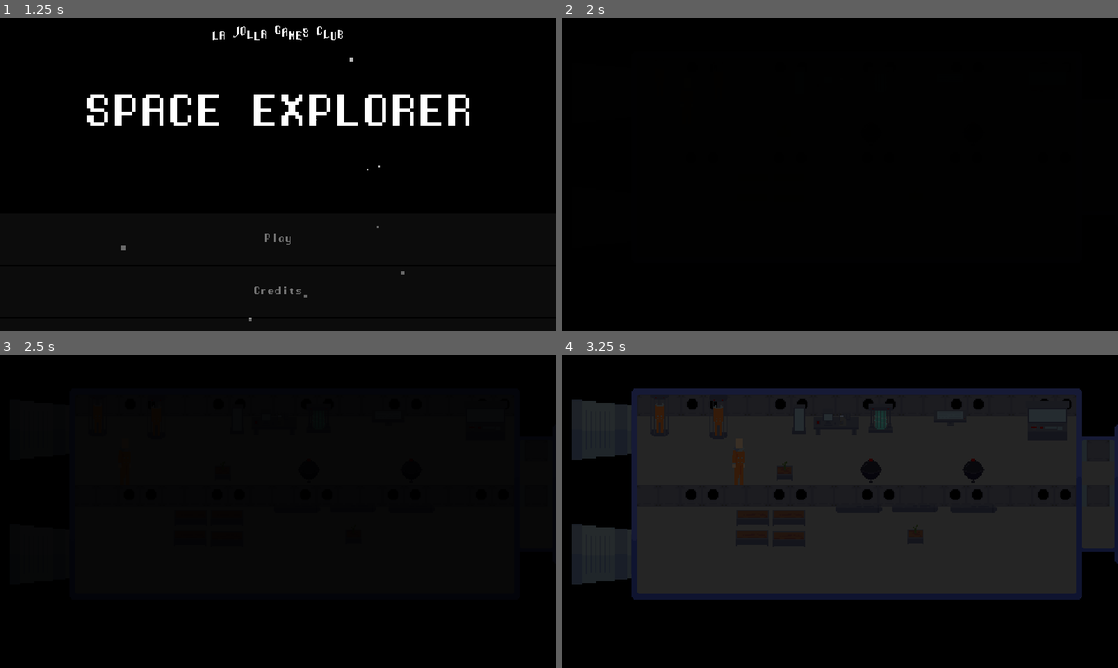
Above: before the commit, frames 1-4 (two rows, left to right).
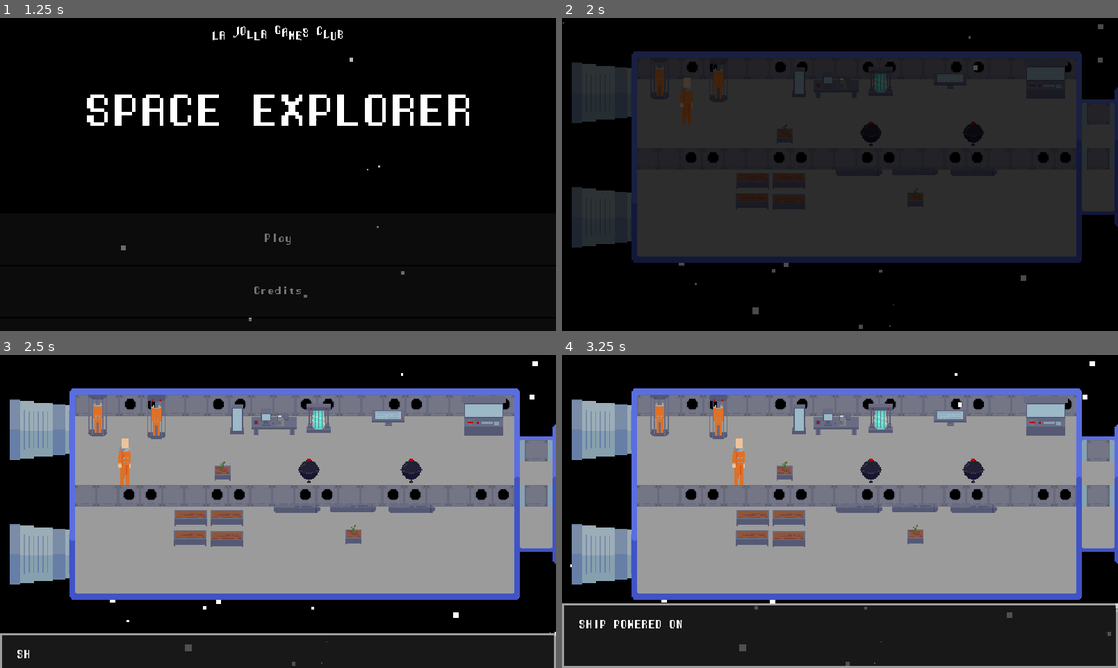
Above: after the commit, the same moments.

Repository: lajollagamesclub/week-135
Game: Godot game, scene res://TitleScreen.tscn
The game is run twice, just before and just after one commit, with the same random seed, the same clock (stepped at 60 frames per second) and the same inputs.
Inputs (mouse positions are in pixels of both pictures, inside the frame that each line leads up to):
- Up to frame 1 (1.25 s): move the mouse to (400, 158) at 0.52 s; hold D (g_right) from 0.53 s (still down); click (400, 158) at 0.6 s
- Up to frame 2 (2 s): release D (g_right) at 1.25 s; click "Play" at 1.25 s
- Up to frame 3 (2.5 s): move the mouse to (166, 527) at 2.02 s; hold S (g_down) from 2.03 s (still down); tap Space (g_next_dialog) at 2.1 s; click (166, 527) at 2.3 s
- Up to frame 4 (3.25 s): move the mouse to (895, 442) at 2.77 s; release S (g_down) at 2.78 s; hold D (g_right) from 2.78 s (still down); click (895, 442) at 2.85 s

Frame 1 is identical in both runs. In frame 2, 60% of the frame differs, in the area x 0-100%, y 1-100%; in frame 3, 61%; in frame 4, 62%, in the area x 0-100%, y 2-100%.

Commit message:
Add final game logic

Diff:
--- /dev/null
+++ b/src/BrokenFilter.gd
@@ -0,0 +1,5 @@
+extends CanvasModulate
+
+
+func _process(delta):
+	visible = GameState.destroyed
--- /dev/null
+++ b/src/CockPit.gd
@@ -0,0 +1,18 @@
+extends Area2D
+
+
+func _ready():
+	pass
+
+
+func _on_CockPit_body_entered(body):
+	if body.is_in_group("player") and GameState.waiting_for == "cockpit":
+		var text_box = get_node("../UI/TextBox")
+		text_box.hide()
+		text_box.text_queue = [
+			"THRUSTER BURN CONFIGURED",
+			"CRYO POD READY"
+		]
+		GameState.waiting_for = "cryo_pod"
+	elif body.is_in_group("limbs"):
+		get_tree().change_scene("res://EndScreen.tscn")
--- /dev/null
+++ b/src/CountdownTimer.gd
@@ -0,0 +1,8 @@
+extends Label
+
+
+func _process(delta):
+	visible = GameState.destroyed
+	if GameState.destroyed:
+		GameState.time_left -= delta
+		text = str(stepify(GameState.time_left, 0.01))
--- /dev/null
+++ b/src/CryoPod.gd
@@ -0,0 +1,11 @@
+extends Area2D
+
+
+func _ready():
+	pass
+
+
+func _on_CryoPod_body_entered(body):
+	if body.is_in_group("player") and GameState.waiting_for == "cryo_pod":
+		get_node("../EventAnimationPlayer").play("cryo_sleep")
+		GameState.waiting_for = ""
--- /dev/null
+++ b/src/EndScreen.tscn
@@ -0,0 +1,32 @@
+[gd_scene load_steps=3 format=2]
+
+[ext_resource path="res://default_theme.tres" type="Theme" id=1]
+[ext_resource path="res://TravelButton.tscn" type="PackedScene" id=2]
+
+[node name="EndScreen" type="Node2D"]
+
+[node name="CanvasLayer" type="CanvasLayer" parent="."]
+
+[node name="WinLabel" type="Label" parent="CanvasLayer"]
+anchor_right = 1.0
+anchor_bottom = 1.0
+theme = ExtResource( 1 )
+text = "Collision successfully averted
+
+Congratulations, pilot"
+align = 1
+valign = 1
+__meta__ = {
+"_edit_use_anchors_": false
+}
+
+[node name="TravelButton" parent="CanvasLayer" instance=ExtResource( 2 )]
+anchor_top = 1.0
+anchor_right = 1.0
+anchor_bottom = 1.0
+margin_top = -199.0
+margin_right = 0.0
+margin_bottom = 0.0
+theme = ExtResource( 1 )
+text = "To Main Screen"
+target_scene_file = "res://TitleScreen.tscn"
--- a/src/EventAnimationPlayer.gd
+++ b/src/EventAnimationPlayer.gd
@@ -2,7 +2,13 @@
 
 var notified_player: bool = false
 
+func reset():
+	get_tree().reload_current_scene()
+
 func _process(delta):
+	if GameState.time_left <= 0.0:
+		play("died")
+
 	for n in get_tree().get_nodes_in_group("activatable"):
 		if not n.activated:
 			return
@@ -15,3 +21,4 @@
 		"ALL SYSTEMS OPERATIONAL",
 		"OPERATION STATUS: READY FOR LAUNCH"
 	]
+	GameState.waiting_for = "cockpit"
--- a/src/FadeIn.gd
+++ b/src/FadeIn.gd
@@ -2,3 +2,6 @@
 
 func _ready():
 	visible = true # hide in editor
+
+func break_ship(): # called from animation player, no better place for it
+	GameState.destroyed = true
--- /dev/null
+++ b/src/Game.gd
@@ -0,0 +1,8 @@
+extends Node2D
+
+
+func _ready():
+	GameState.time_left = 60.0
+	GameState.waiting_for = "decorations"
+	GameState.destroyed = false
+	GameState.picked_up_saw = false
--- a/src/Game.tscn
+++ b/src/Game.tscn
@@ -6,7 +6,7 @@
 [ext_resource path="res://player.png" type="Texture" id=4]
 [ext_resource path="res://ship.png" type="Texture" id=5]
 [ext_resource path="res://FadeIn.gd" type="Script" id=6]
-[ext_resource path="res://decorations/SuitRack.tscn" type="PackedScene" id=7]
+[ext_resource path="res://decorations-and-gibs.png" type="Texture" id=7]
 [ext_resource path="res://decorations/FullGrowBed.tscn" type="PackedScene" id=8]
 [ext_resource path="res://decorations/Growbed.tscn" type="PackedScene" id=9]
 [ext_resource path="res://decorations/LargeConsole.tscn" type="PackedScene" id=10]
@@ -21,15 +21,40 @@
 [ext_resource path="res://ship-fg.png" type="Texture" id=19]
 [ext_resource path="res://EventAnimationPlayer.gd" type="Script" id=20]
 [ext_resource path="res://thruster.png" type="Texture" id=21]
-
-[sub_resource type="RectangleShape2D" id=7]
+[ext_resource path="res://broken-ship.png" type="Texture" id=22]
+[ext_resource path="res://decorations/SuitRack.tscn" type="PackedScene" id=23]
+[ext_resource path="res://CockPit.gd" type="Script" id=24]
+[ext_resource path="res://CryoPod.gd" type="Script" id=25]
+[ext_resource path="res://SlowStars.gd" type="Script" id=26]
+[ext_resource path="res://Ladder.gd" type="Script" id=27]
+[ext_resource path="res://Ship.gd" type="Script" id=28]
+[ext_resource path="res://CountdownTimer.gd" type="Script" id=29]
+[ext_resource path="res://Game.gd" type="Script" id=30]
+[ext_resource path="res://saw.png" type="Texture" id=31]
+[ext_resource path="res://MedicalSaw.gd" type="Script" id=32]
+[ext_resource path="res://saw-animation/Sprite-0009.png" type="Texture" id=33]
+[ext_resource path="res://saw-animation/Sprite-0008.png" type="Texture" id=34]
+[ext_resource path="res://saw-animation/Sprite-0006.png" type="Texture" id=35]
+[ext_resource path="res://saw-animation/Sprite-0007.png" type="Texture" id=36]
+
+[sub_resource type="RectangleShape2D" id=1]
+extents = Vector2( 36.3624, 90.9024 )
+
+[sub_resource type="RectangleShape2D" id=2]
 extents = Vector2( 72.2982, 74.0506 )
 
-[sub_resource type="RectangleShape2D" id=1]
+[sub_resource type="RectangleShape2D" id=3]
 extents = Vector2( 15.9749, 33.994 )
 
-[sub_resource type="Animation" id=3]
-resource_name = "hide_textbox"
+[sub_resource type="SpriteFrames" id=4]
+animations = [ {
+"frames": [ ExtResource( 35 ), ExtResource( 36 ), ExtResource( 34 ), ExtResource( 33 ) ],
+"loop": true,
+"name": "saw",
+"speed": 7.0
+} ]
+
+[sub_resource type="Animation" id=5]
 tracks/0/type = "value"
 tracks/0/path = NodePath("TextBox:rect_position")
 tracks/0/interp = 1
@@ -43,8 +68,7 @@
 "values": [ Vector2( 0, 856 ), Vector2( 0, 1080 ) ]
 }
 
-[sub_resource type="Animation" id=4]
-resource_name = "show_textbox"
+[sub_resource type="Animation" id=6]
 tracks/0/type = "value"
 tracks/0/path = NodePath("TextBox:rect_position")
 tracks/0/interp = 1
@@ -58,11 +82,81 @@
 "values": [ Vector2( 0, 1080 ), Vector2( 0, 856 ) ]
 }
 
-[sub_resource type="RectangleShape2D" id=5]
+[sub_resource type="RectangleShape2D" id=7]
 extents = Vector2( 36.8376, 39.5212 )
 
-[sub_resource type="Animation" id=6]
-resource_name = "fade_in"
+[sub_resource type="Animation" id=8]
+resource_name = "cryo_sleep"
+length = 3.0
+tracks/0/type = "value"
+tracks/0/path = NodePath("FadeIn:color")
+tracks/0/interp = 1
+tracks/0/loop_wrap = true
+tracks/0/imported = false
+tracks/0/enabled = true
+tracks/0/keys = {
+"times": PoolRealArray( 0, 1, 1.5, 3 ),
+"transitions": PoolRealArray( 1, 1, 1, 1 ),
+"update": 0,
+"values": [ Color( 1, 1, 1, 1 ), Color( 0, 0, 0, 1 ), Color( 0, 0, 0, 1 ), Color( 0.658824, 1, 0.647059, 1 ) ]
+}
+tracks/1/type = "method"
+tracks/1/path = NodePath("FadeIn")
+tracks/1/interp = 1
+tracks/1/loop_wrap = true
+tracks/1/imported = false
+tracks/1/enabled = true
+tracks/1/keys = {
+"times": PoolRealArray( 1 ),
+"transitions": PoolRealArray( 1 ),
+"values": [ {
+"args": [  ],
+"method": "break_ship"
+} ]
+}
+tracks/2/type = "value"
+tracks/2/path = NodePath("UI/TextBox:text_queue")
+tracks/2/interp = 1
+tracks/2/loop_wrap = true
+tracks/2/imported = false
+tracks/2/enabled = true
+tracks/2/keys = {
+"times": PoolRealArray( 0, 2.8 ),
+"transitions": PoolRealArray( 1, 1 ),
+"update": 1,
+"values": [ [  ], [ "UNKNOWN ENTITY DETECTED", "SYSTEM STATUS: NONFUNCTIONAL", "COLLISION WITH ALDERANN IN 60.00001 SECONDS" ] ]
+}
+
+[sub_resource type="Animation" id=9]
+resource_name = "died"
+tracks/0/type = "value"
+tracks/0/path = NodePath("FadeIn:color")
+tracks/0/interp = 1
+tracks/0/loop_wrap = true
+tracks/0/imported = false
+tracks/0/enabled = true
+tracks/0/keys = {
+"times": PoolRealArray( 0, 1 ),
+"transitions": PoolRealArray( 1, 1 ),
+"update": 0,
+"values": [ Color( 0.658824, 1, 0.647059, 1 ), Color( 0, 0, 0, 1 ) ]
+}
+tracks/1/type = "method"
+tracks/1/path = NodePath("EventAnimationPlayer")
+tracks/1/interp = 1
+tracks/1/loop_wrap = true
+tracks/1/imported = false
+tracks/1/enabled = true
+tracks/1/keys = {
+"times": PoolRealArray( 1 ),
+"transitions": PoolRealArray( 1 ),
+"values": [ {
+"args": [  ],
+"method": "reset"
+} ]
+}
+
+[sub_resource type="Animation" id=10]
 length = 3.0
 tracks/0/type = "value"
 tracks/0/path = NodePath("UI/TextBox:text_queue")
@@ -71,7 +165,7 @@
 tracks/0/imported = false
 tracks/0/enabled = true
 tracks/0/keys = {
-"times": PoolRealArray( 0, 3 ),
+"times": PoolRealArray( 0, 1 ),
 "transitions": PoolRealArray( 1, 1 ),
 "update": 1,
 "values": [ [  ], [ "SHIP POWERED ON", "OPERATION STATUS: DORMANT", "SYSTEMS REQUIRE ACTIVATION" ] ]
@@ -83,18 +177,54 @@
 tracks/1/imported = false
 tracks/1/enabled = true
 tracks/1/keys = {
-"times": PoolRealArray( 0, 3 ),
+"times": PoolRealArray( 0, 1 ),
 "transitions": PoolRealArray( 3.24901, 1 ),
 "update": 0,
 "values": [ Color( 0, 0, 0, 1 ), Color( 1, 1, 1, 1 ) ]
 }
 
-[sub_resource type="Animation" id=8]
-resource_name = "ready_for_launch"
+[sub_resource type="Animation" id=11]
+
+[sub_resource type="RectangleShape2D" id=12]
+extents = Vector2( 23.7338, 10 )
 
 [node name="Game" type="Node2D"]
+script = ExtResource( 30 )
+
+[node name="FastStars" type="CPUParticles2D" parent="."]
+visible = false
+position = Vector2( 4008.21, 437.943 )
+amount = 130
+lifetime = 6.43
+preprocess = 20.0
+emission_shape = 2
+emission_rect_extents = Vector2( 1, 700 )
+direction = Vector2( -1, 0 )
+spread = 0.0
+gravity = Vector2( 0, 0 )
+initial_velocity = 1000.0
+initial_velocity_random = 0.6
+scale_amount = 23.65
+scale_amount_random = 1.0
+
+[node name="SlowStars" type="CPUParticles2D" parent="."]
+position = Vector2( 4008.21, 437.943 )
+amount = 130
+lifetime = 100.0
+preprocess = 300.0
+emission_shape = 2
+emission_rect_extents = Vector2( 1, 700 )
+direction = Vector2( -1, 0 )
+spread = 0.0
+gravity = Vector2( 0, 0 )
+initial_velocity = 50.0
+initial_velocity_random = 0.6
+scale_amount = 23.65
+scale_amount_random = 1.0
+script = ExtResource( 26 )
 
 [node name="Ship" type="StaticBody2D" parent="."]
+script = ExtResource( 28 )
 
 [node name="Thruster" type="Sprite" parent="Ship"]
 position = Vector2( 320.792, 259.423 )
@@ -111,6 +241,12 @@
 texture = ExtResource( 5 )
 centered = false
 
+[node name="BrokenSprite" type="Sprite" parent="Ship"]
+visible = false
+scale = Vector2( 4, 4 )
+texture = ExtResource( 22 )
+centered = false
+
 [node name="TopHalf" type="CollisionPolygon2D" parent="Ship"]
 polygon = PoolVector2Array( 259.247, 449.195, 260.413, 211.26, 1775.15, 213.225, 1777.72, 362.408, 1812.75, 367.485, 1913.19, 369.267, 1914.04, 335.829, 3149.5, 335.924, 3148.76, 446.188, 3180.37, 338.129, 3145.02, 190.626, 838.503, 40.3099, 138.698, 155.552, 157.07, 439.483 )
 
@@ -123,9 +259,31 @@
 [node name="Buttom" type="CollisionPolygon2D" parent="Ship"]
 polygon = PoolVector2Array( 257.262, 525.133, 255.504, 822.249, 1769.21, 825.765, 1773.99, 666.676, 1921.71, 665.168, 1923.92, 720.28, 3175.68, 715.006, 3170.4, 518.101, 3149.3, 519.859, 3149.3, 491.73, 3193.26, 482.939, 3230.18, 802.91, 1728.78, 975.202, 113.1, 924.217, 178.149, 504.036 )
 
+[node name="CryoPod" type="Area2D" parent="."]
+position = Vector2( 2862.43, 337.643 )
+script = ExtResource( 25 )
+__meta__ = {
+"_edit_group_": true
+}
+
+[node name="ClosedSprite" type="Sprite" parent="CryoPod"]
+scale = Vector2( 4, 4 )
+texture = ExtResource( 7 )
+region_enabled = true
+region_rect = Rect2( 206, 2, 21, 46 )
+
+[node name="OpenSprite" type="Sprite" parent="CryoPod"]
+scale = Vector2( 4, 4 )
+texture = ExtResource( 7 )
+region_enabled = true
+region_rect = Rect2( 230, 2, 21, 46 )
+
+[node name="CollisionShape2D" type="CollisionShape2D" parent="CryoPod"]
+shape = SubResource( 1 )
+
 [node name="Decorations" type="Node2D" parent="."]
 
-[node name="SuitRack" parent="Decorations" instance=ExtResource( 7 )]
+[node name="SuitRack" parent="Decorations" instance=ExtResource( 23 )]
 position = Vector2( 337.666, 205.93 )
 
 [node name="Growbed" parent="Decorations" instance=ExtResource( 9 )]
@@ -135,9 +293,9 @@
 position = Vector2( 783.027, 556.014 )
 
 [node name="LargeConsole" parent="Decorations" instance=ExtResource( 10 )]
-position = Vector2( 1676.32, 227.573 )
-
-[node name="SuitRack2" parent="Decorations" instance=ExtResource( 7 )]
+position = Vector2( 1670.48, 210.041 )
+
+[node name="SuitRack2" parent="Decorations" instance=ExtResource( 23 )]
 position = Vector2( 540.267, 213.293 )
 
 [node name="Growbed3" parent="Decorations" instance=ExtResource( 9 )]
@@ -164,6 +322,12 @@
 [node name="SmallConsole" parent="Decorations" instance=ExtResource( 13 )]
 position = Vector2( 1340.78, 217.886 )
 
+[node name="SmallConsole2" parent="Decorations" instance=ExtResource( 13 )]
+position = Vector2( 2061.55, 328.923 )
+
+[node name="SmallConsole3" parent="Decorations" instance=ExtResource( 13 )]
+position = Vector2( 2256.35, 330.871 )
+
 [node name="Capsule" parent="Decorations" instance=ExtResource( 17 )]
 position = Vector2( 1219.36, 529.04 )
 
@@ -184,6 +348,7 @@
 
 [node name="CockPit" type="Area2D" parent="."]
 position = Vector2( 3056.43, 592.195 )
+script = ExtResource( 24 )
 __meta__ = {
 "_edit_group_": true
 }
@@ -218,7 +383,21 @@
 
 [node name="CollisionShape2D" type="CollisionShape2D" parent="Player"]
 position = Vector2( -0.0471191, 48.0637 )
-shape = SubResource( 1 )
+shape = SubResource( 3 )
+
+[node name="FallTimer" type="Timer" parent="Player"]
+
+[node name="SawingSprite" type="AnimatedSprite" parent="Player"]
+visible = false
+scale = Vector2( 4, 4 )
+frames = SubResource( 4 )
+animation = "saw"
+frame = 3
+playing = true
+flip_h = true
+
+[node name="NewLimbTimer" type="Timer" parent="Player"]
+wait_time = 1.5
 
 [node name="ShipFG" type="Sprite" parent="."]
 scale = Vector2( 4, 4 )
@@ -232,23 +411,24 @@
 anchor_top = 1.0
 anchor_right = 1.0
 anchor_bottom = 1.0
-margin_bottom = 223.998
+margin_bottom = 223.999
 theme = ExtResource( 3 )
 script = ExtResource( 2 )
 __meta__ = {
 "_edit_use_anchors_": false
 }
+text_queue = [ "UNKNOWN ENTITY DETECTED", "SYSTEM STATUS: NONFUNCTIONAL", "COLLISION WITH ALDERANN IN 60.00001 SECONDS" ]
 
 [node name="TextBoxAnimationPlayer" type="AnimationPlayer" parent="UI/TextBox"]
 root_node = NodePath("../..")
-anims/hide_textbox = SubResource( 3 )
-anims/show_textbox = SubResource( 4 )
+anims/hide_textbox = SubResource( 5 )
+anims/show_textbox = SubResource( 6 )
 
 [node name="MarginContainer" type="MarginContainer" parent="UI/TextBox"]
 margin_left = 8.0
 margin_top = 8.0
 margin_right = 1912.0
-margin_bottom = 215.998
+margin_bottom = 215.999
 custom_constants/margin_right = 50
 custom_constants/margin_top = 50
 custom_constants/margin_left = 50
@@ -263,22 +443,58 @@
 size_flags_vertical = 3
 text = "Lorum delore ipsum"
 
+[node name="CountdownTimer" type="Label" parent="UI"]
+visible = false
+anchor_right = 1.0
+margin_top = 50.0
+margin_bottom = 146.0
+theme = ExtResource( 3 )
+text = "0.00"
+align = 1
+script = ExtResource( 29 )
+__meta__ = {
+"_edit_use_anchors_": false
+}
+
 [node name="Ladder" type="Area2D" parent="."]
 position = Vector2( 2570.01, 485.64 )
+script = ExtResource( 27 )
 __meta__ = {
 "_edit_group_": true
 }
 
 [node name="CollisionShape2D" type="CollisionShape2D" parent="Ladder"]
-shape = SubResource( 5 )
+shape = SubResource( 7 )
 
 [node name="EventAnimationPlayer" type="AnimationPlayer" parent="."]
 autoplay = "fade_in"
-anims/fade_in = SubResource( 6 )
-anims/ready_for_launch = SubResource( 8 )
+anims/cryo_sleep = SubResource( 8 )
+anims/died = SubResource( 9 )
+anims/fade_in = SubResource( 10 )
+anims/ready_for_launch = SubResource( 11 )
 script = ExtResource( 20 )
 
 [node name="FadeIn" type="CanvasModulate" parent="."]
 visible = false
-color = Color( 0, 0, 0, 1 )
+color = Color( 0.658824, 1, 0.647059, 1 )
 script = ExtResource( 6 )
+
+[node name="MedicalSaw" type="Area2D" parent="."]
+position = Vector2( 2650.41, 538.502 )
+script = ExtResource( 32 )
+__meta__ = {
+"_edit_group_": true
+}
+
+[node name="Sprite" type="Sprite" parent="MedicalSaw"]
+scale = Vector2( 4, 4 )
+texture = ExtResource( 31 )
+
+[node name="CollisionShape2D" type="CollisionShape2D" parent="MedicalSaw"]
+shape = SubResource( 12 )
+[connection signal="body_entered" from="CryoPod" to="CryoPod" method="_on_CryoPod_body_entered"]
+[connection signal="body_entered" from="CockPit" to="CockPit" method="_on_CockPit_body_entered"]
+[connection signal="timeout" from="Player/FallTimer" to="Player" method="_on_FallTimer_timeout"]
+[connection signal="timeout" from="Player/NewLimbTimer" to="Player" method="_on_NewLimbTimer_timeout"]
+[connection signal="body_entered" from="Ladder" to="Ladder" method="_on_Ladder_body_entered"]
+[connection signal="input_event" from="MedicalSaw" to="MedicalSaw" method="_on_MedicalSaw_input_event"]
--- /dev/null
+++ b/src/GameState.gd
@@ -0,0 +1,6 @@
+extends Node
+
+var destroyed: bool = false
+var waiting_for = "decorations"
+var time_left: float = 60.0
+var picked_up_saw: bool = false
--- /dev/null
+++ b/src/Ladder.gd
@@ -0,0 +1,10 @@
+extends Area2D
+
+
+func _ready():
+	pass
+
+
+func _on_Ladder_body_entered(body):
+	if body.is_in_group("player") and GameState.destroyed:
+		body.trip()
--- /dev/null
+++ b/src/Limb.gd
@@ -0,0 +1,15 @@
+extends KinematicBody2D
+
+var rotation_speed = 0.0
+var vel = Vector2()
+
+func _ready():
+	randomize()
+	rotation_speed = rand_range(-2.0*PI, 2.0*PI)
+
+func _physics_process(delta):
+	rotation += rotation_speed*delta
+
+	var collision = move_and_collide(Vector2(400.0, 0.0).rotated(rotation)*delta)
+	if collision != null:
+		rotation += PI/3.0
--- /dev/null
+++ b/src/Limb.tscn
@@ -0,0 +1,21 @@
+[gd_scene load_steps=4 format=2]
+
+[ext_resource path="res://activated-decorations-and-gibs.png" type="Texture" id=1]
+[ext_resource path="res://Limb.gd" type="Script" id=2]
+
+[sub_resource type="RectangleShape2D" id=1]
+extents = Vector2( 15.0493, 32.9002 )
+
+[node name="Limb" type="KinematicBody2D" groups=[
+"limbs",
+]]
+script = ExtResource( 2 )
+
+[node name="CollisionShape2D" type="CollisionShape2D" parent="."]
+shape = SubResource( 1 )
+
+[node name="Sprite" type="Sprite" parent="."]
+scale = Vector2( 4, 4 )
+texture = ExtResource( 1 )
+region_enabled = true
+region_rect = Rect2( 85, 45, 8, 18 )
--- /dev/null
+++ b/src/MedicalSaw.gd
@@ -0,0 +1,15 @@
+extends Area2D
+
+var picked_up: bool = false
+
+func _process(delta):
+	if picked_up:
+		visible = false
+		return
+	visible = GameState.destroyed
+
+
+func _on_MedicalSaw_input_event(viewport, event, shape_idx):
+	if event is InputEventMouseButton and event.button_index == BUTTON_LEFT:
+		picked_up = true
+		GameState.picked_up_saw = true
--- a/src/Player.gd
+++ b/src/Player.gd
@@ -1,14 +1,46 @@
 extends KinematicBody2D
 
 enum STATES {
-	top_down
+	top_down,
+	legs_broken
 }
 
 var vel: Vector2 = Vector2()
 var current_state: int = STATES.top_down
+var done_falling: bool = false
+var got_limb: bool = false
+
+func trip():
+	current_state = STATES.legs_broken
+
 
 func _physics_process(_delta):
 	match current_state:
+		STATES.legs_broken:
+			if $FallTimer.is_stopped() and not done_falling:
+				$FallTimer.start()
+				$Sprite.texture = preload("res://dead.png")
+				$Sprite.flip_h = true
+				$CollisionShape2D.disabled = true
+			if not done_falling:
+				vel = Vector2(0.0, 200.0)
+				vel = move_and_slide(vel)
+			if GameState.picked_up_saw:
+				if $NewLimbTimer.is_stopped():
+					$NewLimbTimer.start()
+				if not got_limb:
+					$SawingSprite.visible = true
+					$Sprite.visible = false
+				else:
+					$SawingSprite.visible = false
+					$Sprite.visible = true
+			if got_limb and Input.is_action_just_pressed("g_throw"):
+				var cur_limb: Node2D = preload("res://Limb.tscn").instance()
+				add_child(cur_limb)
+				cur_limb.global_position = global_position
+				cur_limb.rotation = global_position.angle_to_point(get_global_mouse_position()) + PI
+
+
 		STATES.top_down:
 			var horizontal: float = float(Input.is_action_pressed("g_right")) - float(Input.is_action_pressed("g_left"))
 			var vertical: float = float(Input.is_action_pressed("g_down")) - float(Input.is_action_pressed("g_up"))
@@ -23,3 +55,11 @@
 			vel = Vector2(horizontal, vertical)*move_speed
 
 			vel = move_and_slide(vel)
+
+
+func _on_FallTimer_timeout():
+	done_falling = true
+
+
+func _on_NewLimbTimer_timeout():
+	got_limb = true
--- /dev/null
+++ b/src/Ship.gd
@@ -0,0 +1,7 @@
+extends StaticBody2D
+
+
+func _process(delta):
+	if GameState.destroyed:
+		$Sprite.visible = false
+		$BrokenSprite.visible = true
--- /dev/null
+++ b/src/SlowStars.gd
@@ -0,0 +1,6 @@
+extends CPUParticles2D
+
+func _process(delta):
+	if GameState.destroyed:
+		visible = false
+		get_node("../FastStars").visible = true
--- a/src/TitleScreen.tscn
+++ b/src/TitleScreen.tscn
@@ -82,7 +82,7 @@
 margin_left = 0.857422
 margin_top = -1.71475
 margin_right = 1920.86
-margin_bottom = 1078.29
+margin_bottom = 538.285
 size_flags_horizontal = 3
 size_flags_vertical = 3
 custom_fonts/font = SubResource( 4 )
@@ -99,9 +99,9 @@
 
 [node name="Buttons" type="VBoxContainer" parent="UI"]
 modulate = Color( 1, 1, 1, 0.498039 )
-margin_top = 1080.0
+margin_top = 540.0
 margin_right = 1920.0
-margin_bottom = 1620.0
+margin_bottom = 1080.0
 theme = ExtResource( 1 )
 __meta__ = {
 "_edit_use_anchors_": false
--- a/src/decorations/DecorationSpriteBase.gd
+++ b/src/decorations/DecorationSpriteBase.gd
@@ -8,6 +8,10 @@
 
 var destroyed: bool = false setget set_destroyed
 var activated: bool = false setget set_activated
+
+func _process(delta):
+	if GameState.destroyed == true:
+		self.destroyed = true
 
 func set_destroyed(new_destroyed):
 	destroyed = new_destroyed
--- a/src/project.godot
+++ b/src/project.godot
@@ -18,6 +18,10 @@
 config/name="Week 135"
 run/main_scene="res://TitleScreen.tscn"
 config/icon="res://icon.png"
+
+[autoload]
+
+GameState="*res://GameState.gd"
 
 [display]
 
@@ -81,6 +85,11 @@
 , Object(InputEventMouseButton,"resource_local_to_scene":false,"resource_name":"","device":0,"alt":false,"shift":false, …(202 unchanged characters)…
  ]
 }
+g_throw={
+"deadzone": 0.5,
+"events": [ Object(InputEventMouseButton,"resource_local_to_scene":false,"resource_name":"","device":0,"alt":false,"shift":false,"control":false,"meta":false,"command":false,"button_mask":0,"position":Vector2( 0, 0 ),"global_position":Vector2( 0, 0 ),"factor":1.0,"button_index":1,"pressed":false,"doubleclick":false,"script":null)
+ ]
+}
 
 [rendering]
 
Not shown: 2 places in src/Game.tscn that only renumber resources
Binary file added: src/broken-ship.png
Not shown, added: src/broken-ship.png.import
Binary file added: src/dead.png
Not shown, added: src/dead.png.import
Binary file added: src/saw-animation/Sprite-0006.png
Not shown, added: src/saw-animation/Sprite-0006.png.import
Binary file added: src/saw-animation/Sprite-0007.png
Not shown, added: src/saw-animation/Sprite-0007.png.import
Binary file added: src/saw-animation/Sprite-0008.png
Not shown, added: src/saw-animation/Sprite-0008.png.import
Binary file added: src/saw-animation/Sprite-0009.png
(and 10 more such lines)
